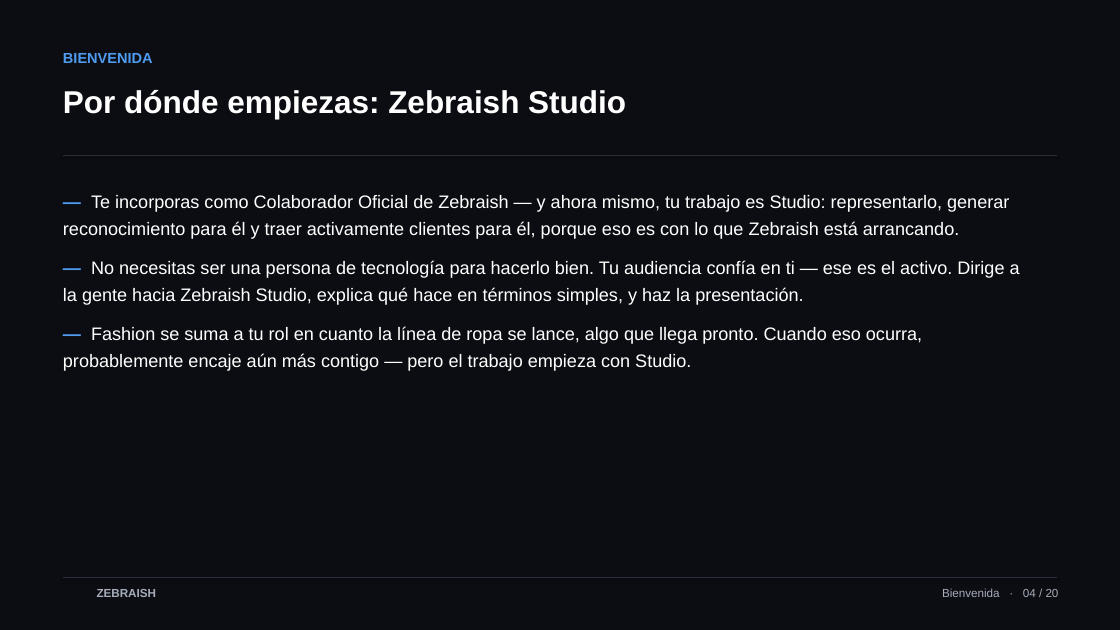
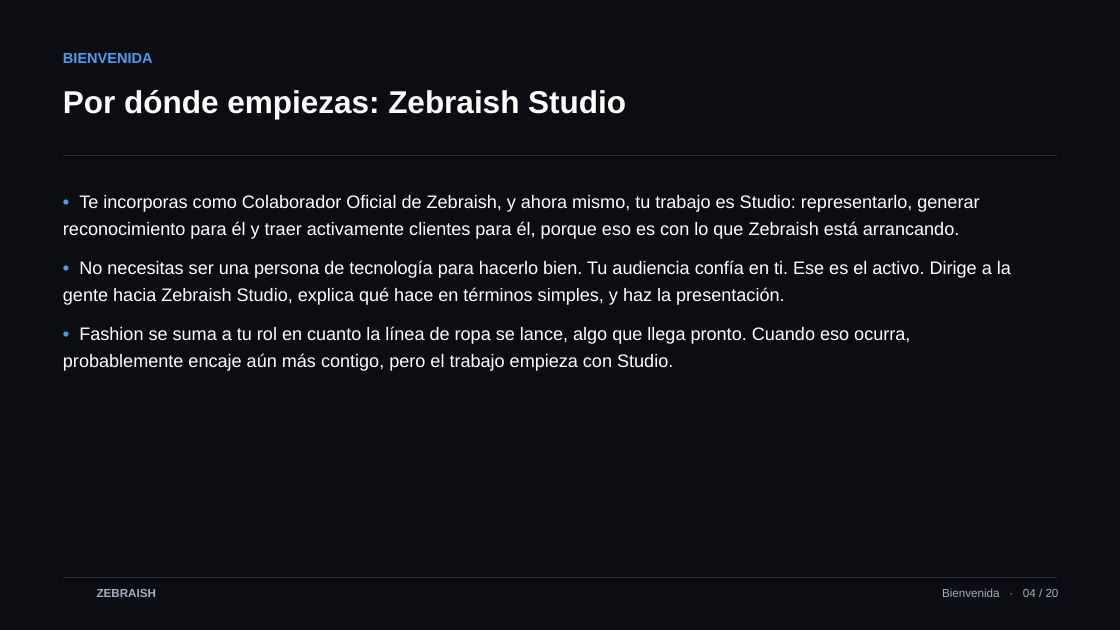
Before and after one commit to TheApeAcademy/ZEBRAISH-, a slide deck: slide 4 of zebraish-christian-onboarding-es.pptx. Drawn at 1120x630 pixels with LibreOffice and Linux fonts; fonts in the diff are those of the drawing; background and template pictures are left out. Boxes give left, top, right and bottom in pixels: in the first picture for what was removed or moved away, otherwise in the second. Text is boxed around its words. In the diff, an @@ line names an element or a change of style, - is before the commit and + after.

```diff
--- a/zebraish-christian-onboarding-es.pptx
+++ b/zebraish-christian-onboarding-es.pptx
@@ text at [63,195,1011,371]: text changed @@
-— Te incorporas como Colaborador Oficial de Zebraish — y ahora mismo, tu trabajo es Studio: representarlo, generar reconocimiento para él y traer activamente clientes para él, porque eso es con lo que Zebraish está arrancando.
-— No necesitas ser una persona de tecnología para hacerlo bien. Tu audiencia confía en ti — ese es el activo. Dirige a la gente hacia Zebraish Studio, explica qué hace en términos simples, y haz la presentación.
-— Fashion se suma a tu rol en cuanto la línea de ropa se lance, algo que llega pronto. Cuando eso ocurra, probablemente encaje aún más contigo — pero el trabajo empieza con Studio.
+• Te incorporas como Colaborador Oficial de Zebraish, y ahora mismo, tu trabajo es Studio: representarlo, generar reconocimiento para él y traer activamente clientes para él, porque eso es con lo que Zebraish está arrancando.
+• No necesitas ser una persona de tecnología para hacerlo bien. Tu audiencia confía en ti. Ese es el activo. Dirige a la gente hacia Zebraish Studio, explica qué hace en términos simples, y haz la presentación.
+• Fashion se suma a tu rol en cuanto la línea de ropa se lance, algo que llega pronto. Cuando eso ocurra, probablemente encaje aún más contigo, pero el trabajo empieza con Studio.
```
Also in this commit, not shown: 14 other slides changed, 3 other files.
